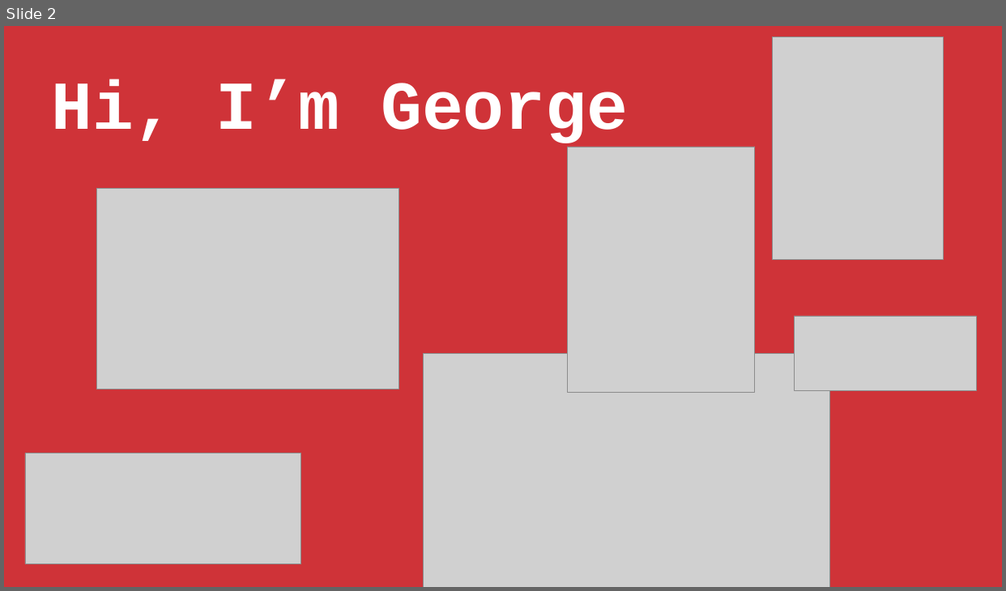
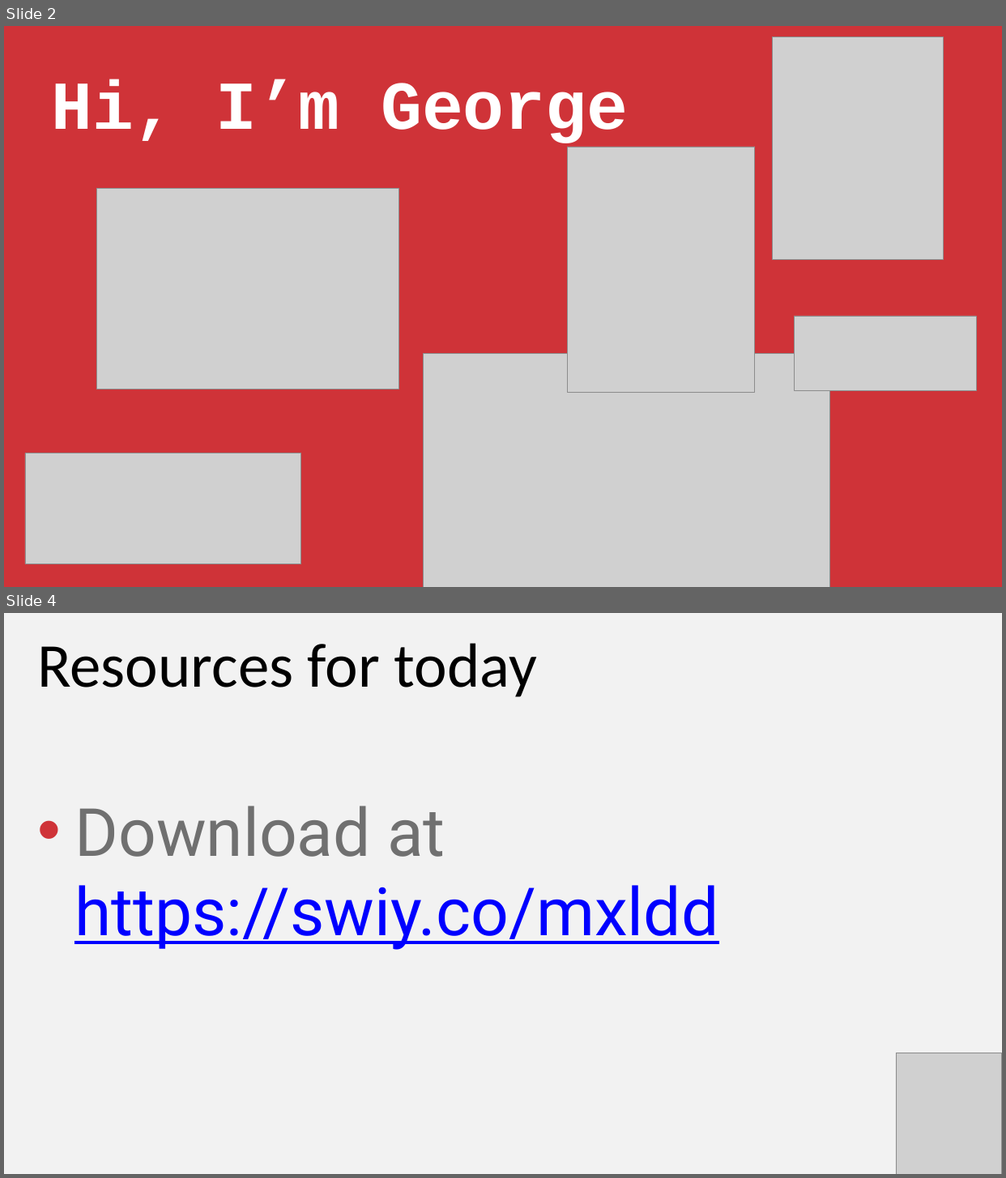
Before and after one commit to stringfestdata/modern-excel-demo-day, a slide deck: modern-excel-demo-day.pptx. Shown one above the other, each under a label of ours: slide 2 before the commit, slides 2 and 4 after it; the slides between them are not shown. The pictures are 1006x591 and 1006x1178 pixels, drawn with LibreOffice and Linux fonts; fonts in the diff are those of the drawing; grey boxes stand for pictures. Boxes give left, top, right and bottom in pixels: in the first picture for what was removed or moved away, otherwise in the second. Text is boxed around its words. In the diff, an @@ line names an element or a change of style, - is before the commit and + after.

```diff
--- a/modern-excel-demo-day.pptx
+++ b/modern-excel-demo-day.pptx
@@ slide 4 added at (x1=4, y1=613, x2=1002, y2=1174), background #F2F2F2 @@
@@ text added at (x1=37, y1=643, x2=537, y2=697), 90 pt, text #000000 @@
+Resources for today
@@ text added at (x1=74, y1=806, x2=718, y2=950), 96 pt, text #0000FF, underline @@
+• Download at https://swiy.co/mxldd
@@ picture added at (x1=896, y1=1053, x2=1001, y2=1174) @@
```
Also in this commit, not shown: 1 slide changed, 18 other slides added, 5 slides removed, 1 other file.
